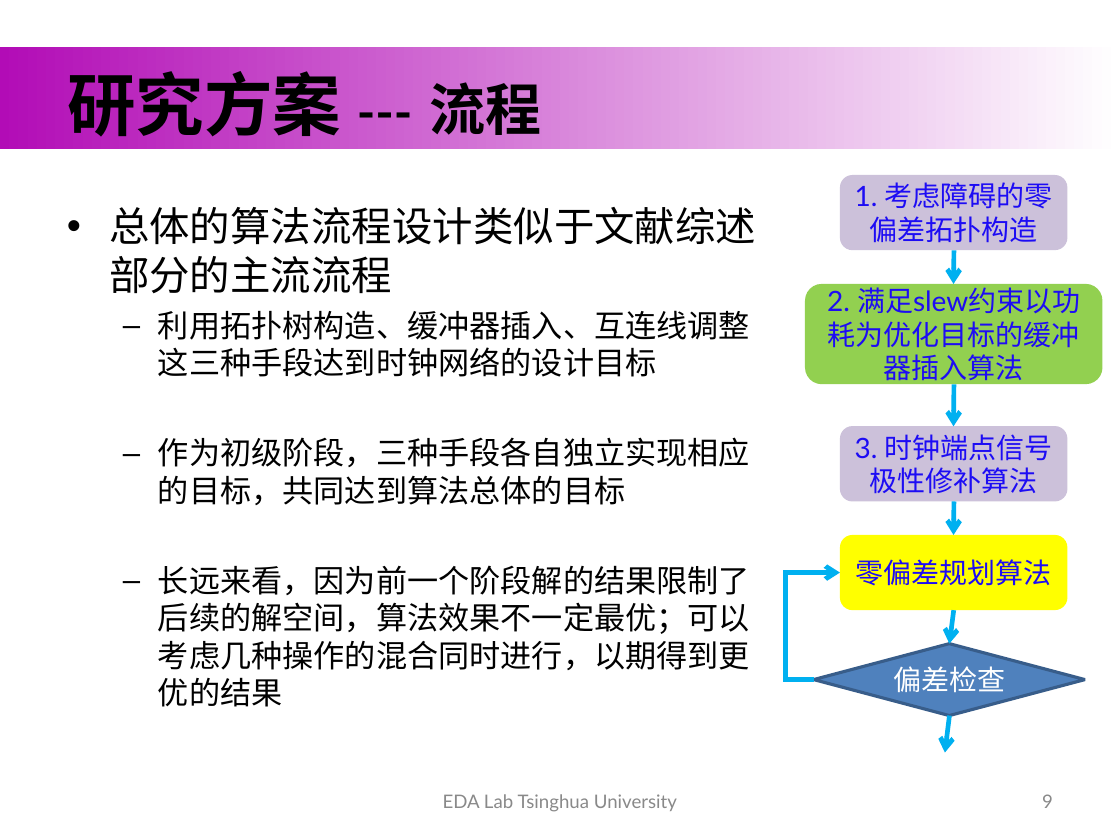
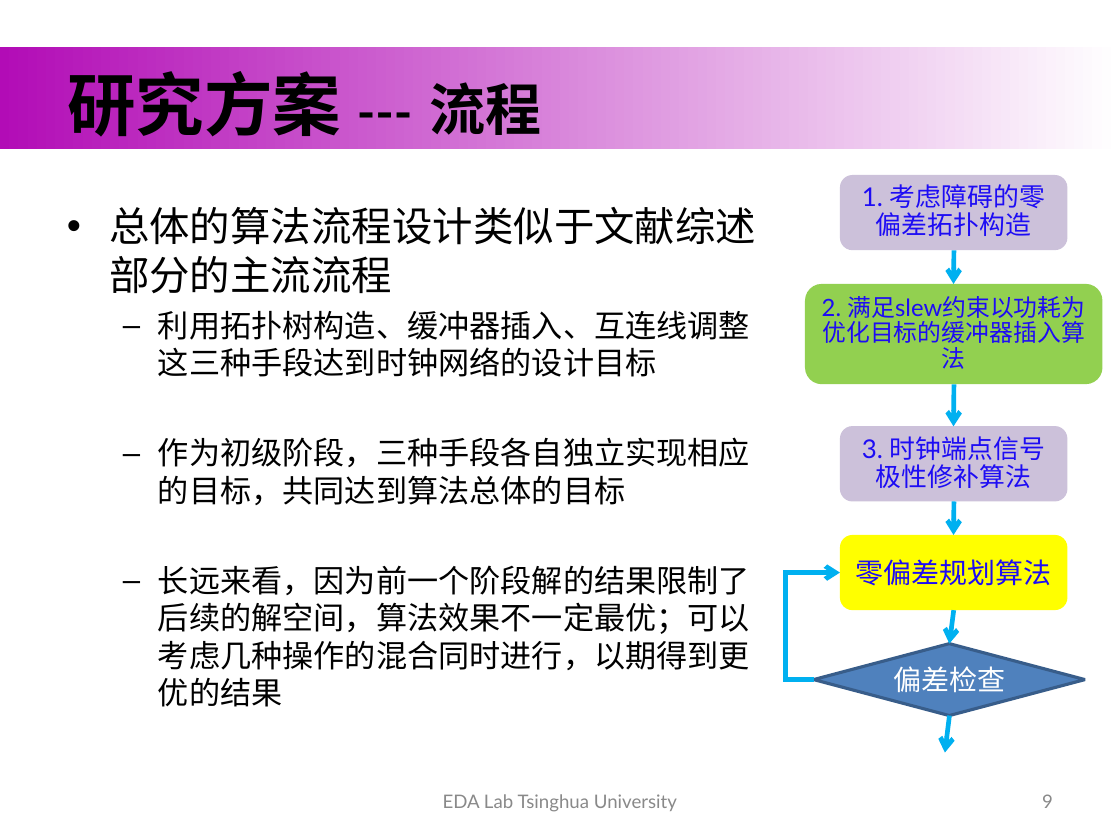
Before and after one commit to hewr1993/graduate_thesis, a slide deck: slide 9 of formal_materials/publish/开题.ppt. Drawn at 1120x840 pixels with LibreOffice and Linux fonts; fonts in the diff are those of the drawing; background and template pictures are left out. Boxes give left, top, right and bottom in pixels: in the first picture for what was removed or moved away, otherwise in the second. Text is boxed around its words. In the diff, an @@ line names an element or a change of style, - is before the commit and + after.

```diff
--- a/formal_materials/publish/开题.ppt
+++ b/formal_materials/publish/开题.ppt
@@ rounded rectangle "1. 考虑障碍的零偏差拓扑构造" at <box>840,175,1067,250</box>: size 18 to 16.6 pt; line spacing 1 to 0.9 @@
@@ rounded rectangle "2. 满足slew约束以功耗为优化目标的缓冲器插入算法" at <box>805,283,1103,384</box>: size 18 to 15.3 pt; line spacing 1 to 0.9 @@
@@ rounded rectangle "3. 时钟端点信号极性修补算法" at <box>840,426,1067,501</box>: size 18 to 16.6 pt; line spacing 1 to 0.9 @@
```
Also in this commit, not shown: 19 other slides changed, 10 other files.
